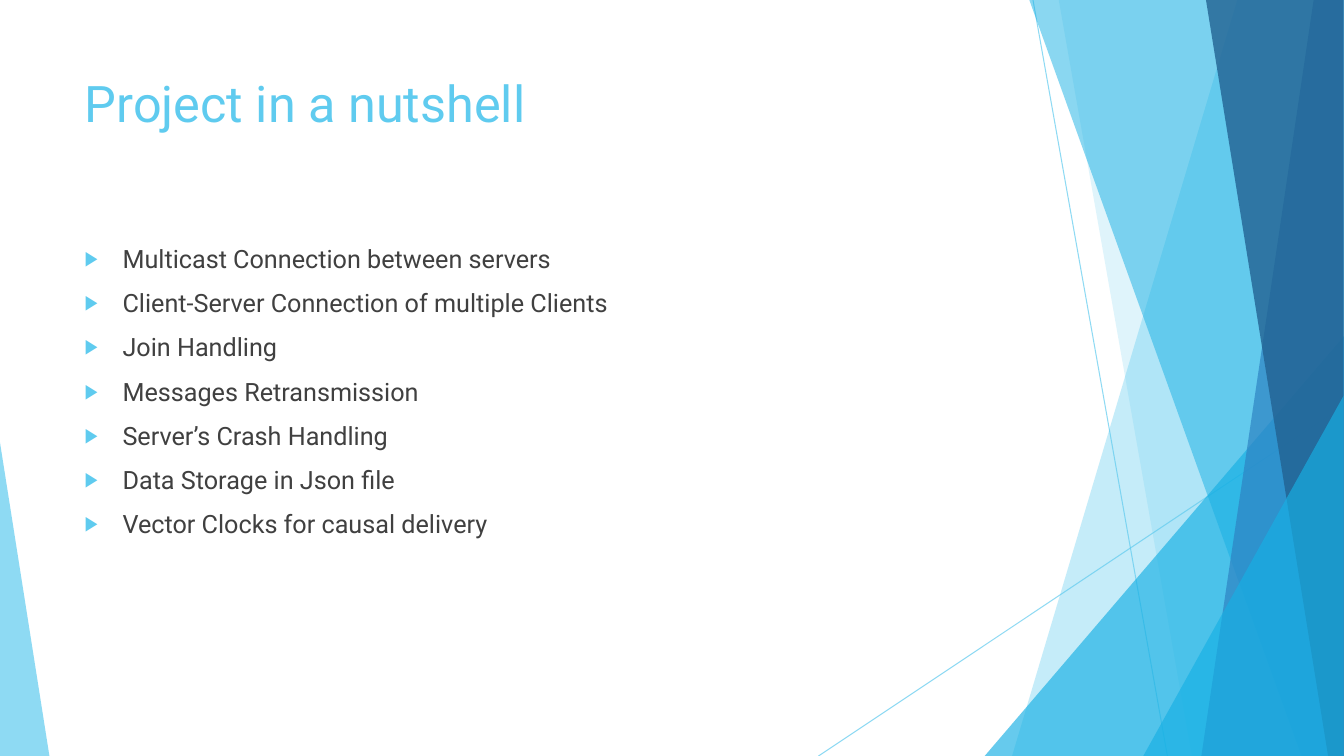
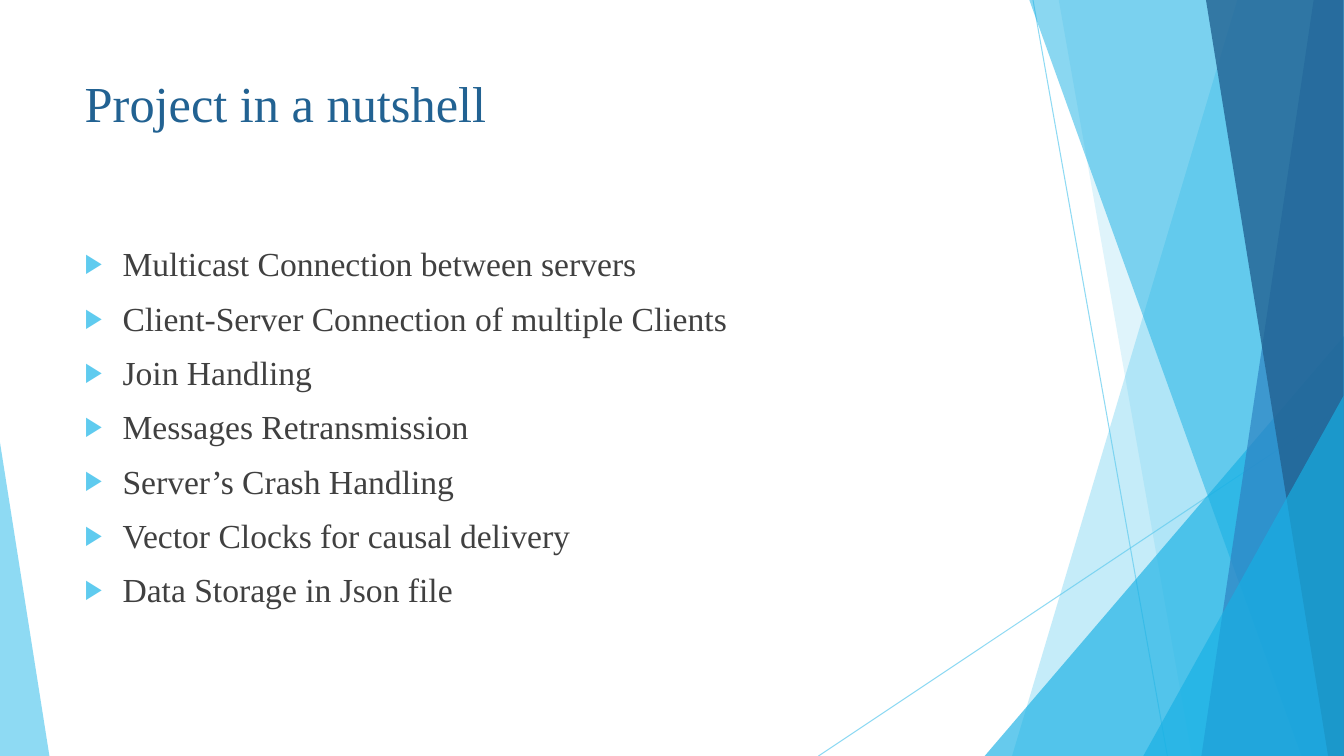
Before and after one commit to Trik17/DistSysPST, a slide deck: slide 3 of SlidesPresentation.pptx. Drawn at 1344x756 pixels with LibreOffice and Linux fonts; fonts in the diff are those of the drawing. Boxes give left, top, right and bottom in pixels: in the first picture for what was removed or moved away, otherwise in the second. Text is boxed around its words. In the diff, an @@ line names an element or a change of style, - is before the commit and + after.

```diff
--- a/SlidesPresentation.pptx
+++ b/SlidesPresentation.pptx
@@ title "Project in a nutshell" at [85,87,486,133]: font Roboto to Times New Roman, text colour #5FCBEF to #226292 @@
@@ text at [123,252,727,609]: size 18 to 24 pt, font Roboto to Times New Roman in "Multicast Connection between servers", "Client-Server Connection of multiple Clients", "Join Handling", "Messages Retransmission" and 2 more places @@
@@ text at [123,524,570,555]: paragraph added @@
+▶ Vector Clocks for causal delivery
@@ text at [123,514,487,539]: paragraph removed @@
-▶ Vector Clocks for causal delivery
```
Also in this commit, not shown: 5 other slides changed, 4 slides added, 1 other file.
